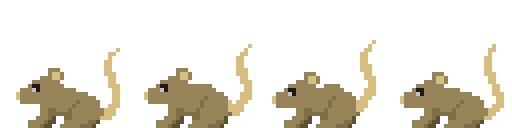
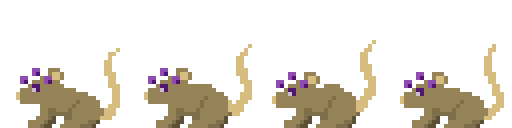
Comparing the layer stacks of the two (512, 128) images. Changes:
showed group "Controlled" (4 layers) over [20, 68, 436, 96]
hid group "Uncontrolled" (4 layers) over [20, 68, 436, 96]
